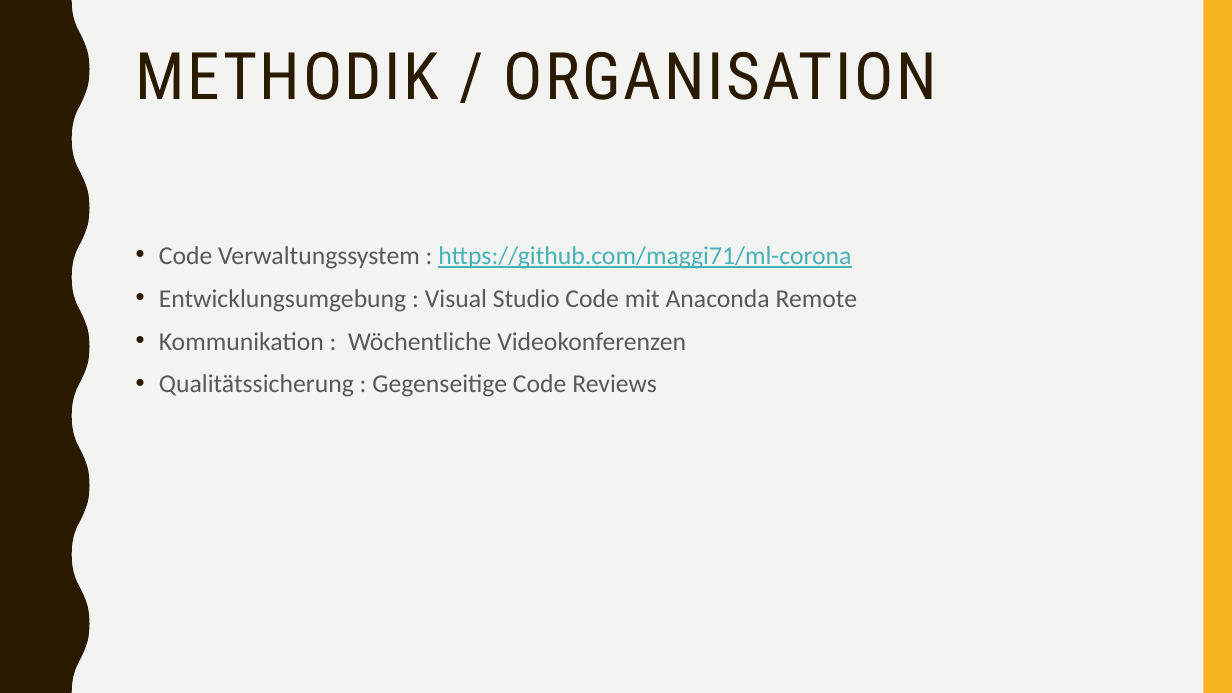
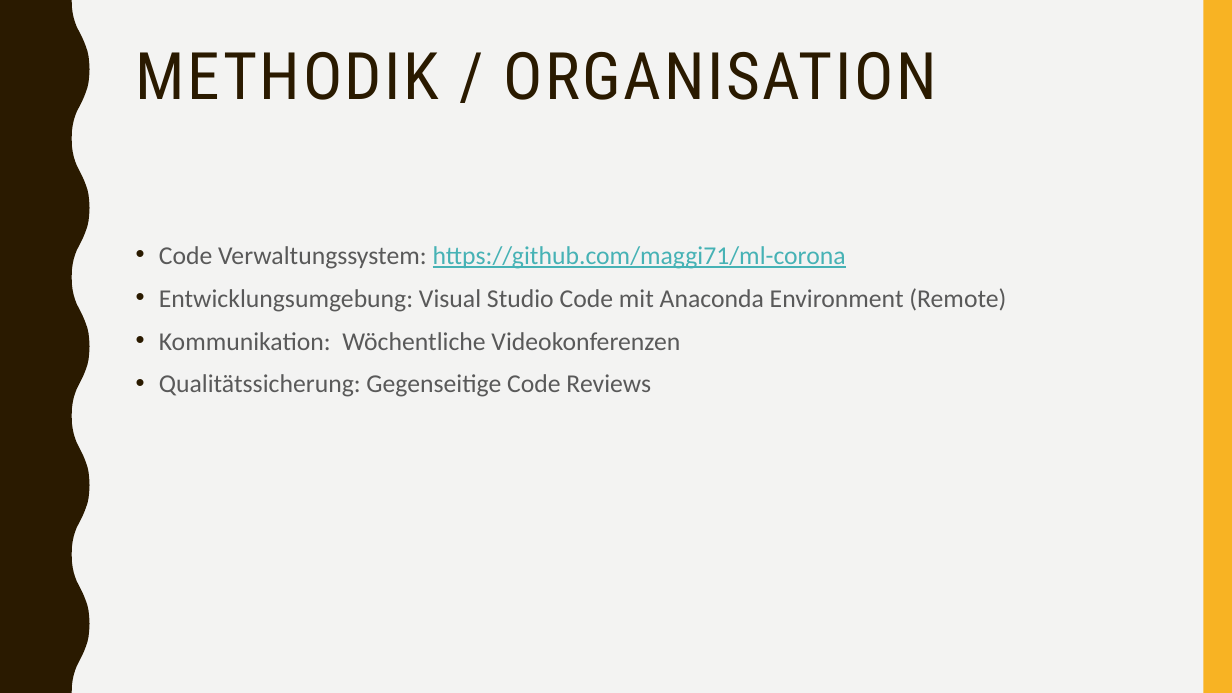
Before and after one commit to maggi71/ml-corona, a slide deck: slide 4 of resources/documentation/Abschlusspraesentation.pptx. Drawn at 1232x693 pixels with LibreOffice and Linux fonts; fonts in the diff are those of the drawing. Boxes give left, top, right and bottom in pixels: in the first picture for what was removed or moved away, otherwise in the second. Text is boxed around its words. In the diff, an @@ line names an element or a change of style, - is before the commit and + after.

```diff
--- a/resources/documentation/Abschlusspraesentation.pptx
+++ b/resources/documentation/Abschlusspraesentation.pptx
@@ text at (159,246,1006,397): text changed @@
-• Code Verwaltungssystem : https://github.com/maggi71/ml-corona
-• Entwicklungsumgebung : Visual Studio Code mit Anaconda Remote
-• Kommunikation : Wöchentliche Videokonferenzen
-• Qualitätssicherung : Gegenseitige Code Reviews
+• Code Verwaltungssystem: https://github.com/maggi71/ml-corona
+• Entwicklungsumgebung: Visual Studio Code mit Anaconda Environment (Remote)
+• Kommunikation: Wöchentliche Videokonferenzen
+• Qualitätssicherung: Gegenseitige Code Reviews
```
Also in this commit, not shown: 7 other slides changed, 1 other file.
